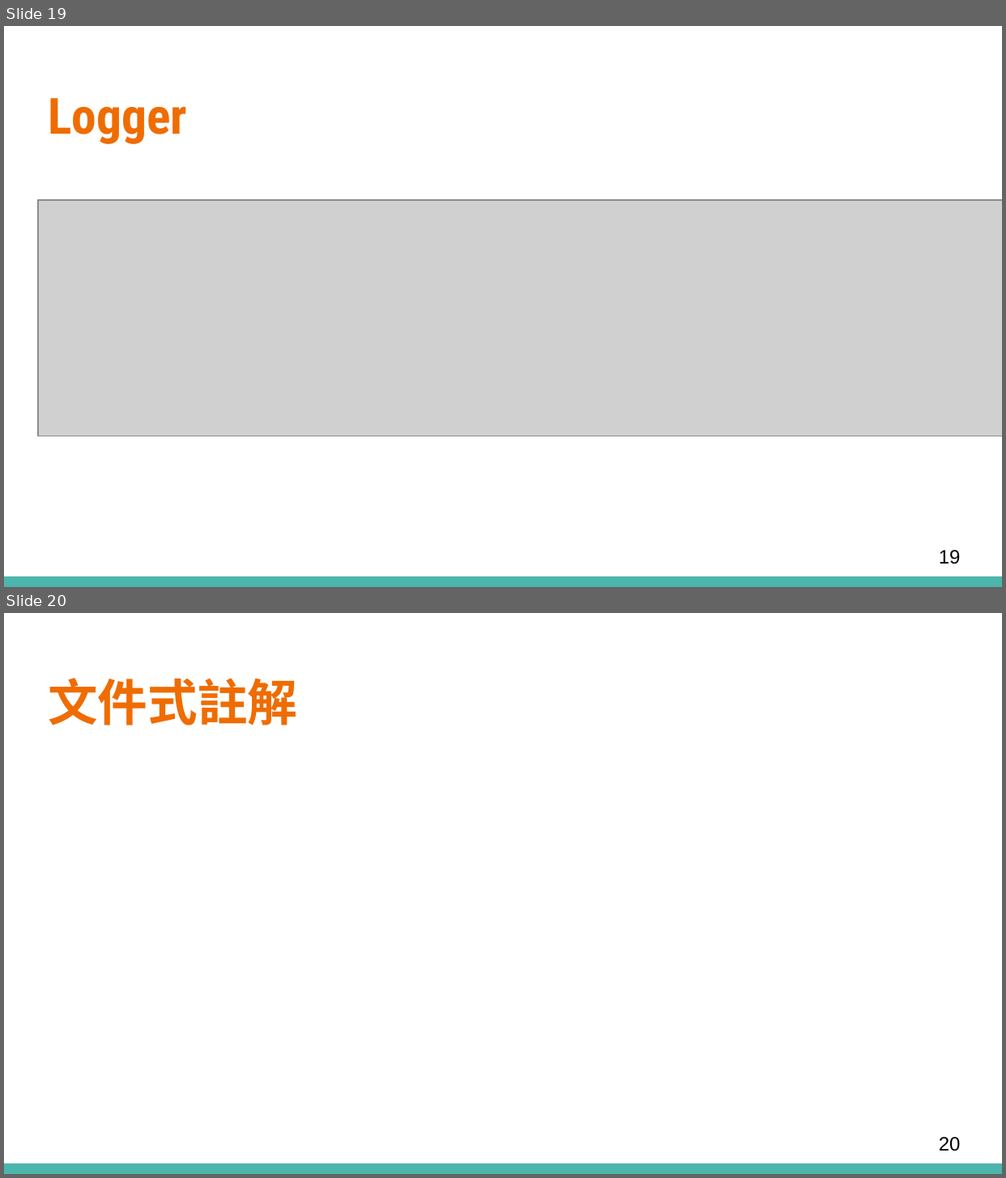
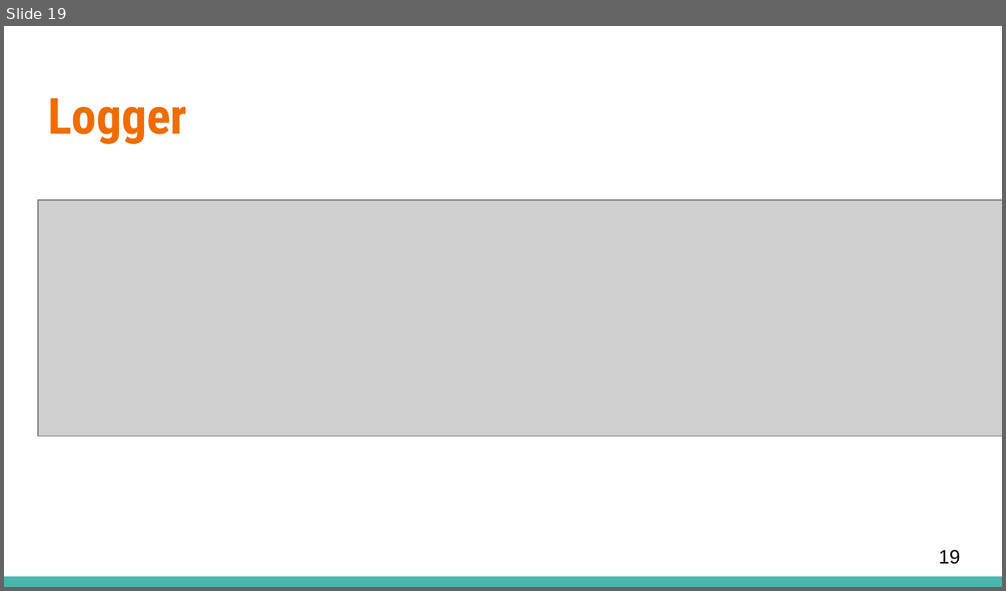
Before and after one commit to allen1759/NTU105-2_Software-Engineering, a slide deck: MeetingMinutes/SimianArmy_RelatedFiles/Crawler&CodingStyle.pptx. Shown one above the other, each under a label of ours: slides 19 and 20 before the commit, slide 19 after it. The pictures are 1006x1178 and 1006x591 pixels, drawn with LibreOffice and Linux fonts; fonts in the diff are those of the drawing; grey boxes stand for pictures. Boxes give left, top, right and bottom in pixels: in the first picture for what was removed or moved away, otherwise in the second. Text is boxed around its words. In the diff, an @@ line names an element or a change of style, - is before the commit and + after.

```diff
--- a/MeetingMinutes/SimianArmy_RelatedFiles/Crawler&CodingStyle.pptx
+++ b/MeetingMinutes/SimianArmy_RelatedFiles/Crawler&CodingStyle.pptx
@@ slide 20 removed at (x1=4, y1=613, x2=1002, y2=1174), background #FFFFFF; not listed: 1 template element that a slide beside it also shows @@
@@ title removed at (x1=48, y1=678, x2=297, y2=726) @@
-文件式註解
@@ page number removed at (x1=939, y1=1137, x2=961, y2=1152) @@
-20
```
Also in this commit, not shown: 8 slides changed, 5 slides added, 3 other slides removed.
